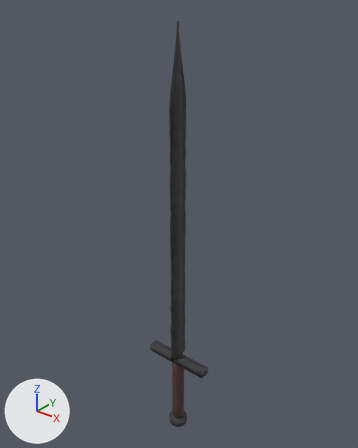
An edit to the glTF model assets/source/items/it_sword_crude.glb, drawn before and after from the same camera.
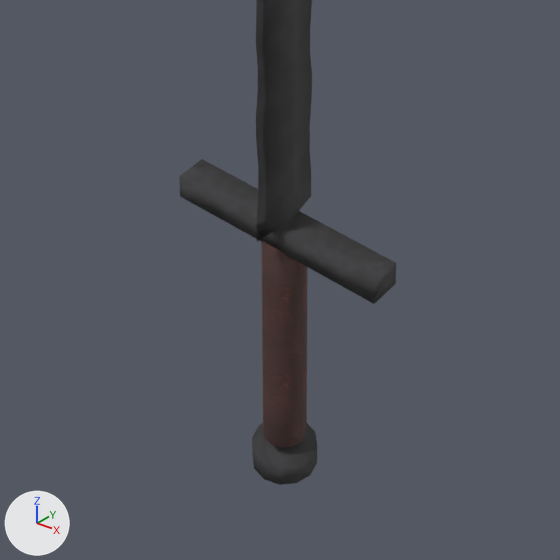
Each version appears first whole from a 50 mm camera at (0.623, -0.776, 0.962) aimed at (-0.02, 0.029, 0.463), and next in a close-up on the part from 29% to 70% of the width and 66% to 100% of the height. Lighting does not change. The marker at lower left points along +X, +Y and +Z. The older version's two pictures come first. Objects named as collision shapes, trigger or cutter boxes, shadow casters or lower levels of detail are left out. Vertices at exactly the same position are counted once.

The first close-up shows 'it_sword_crude_lod0'.
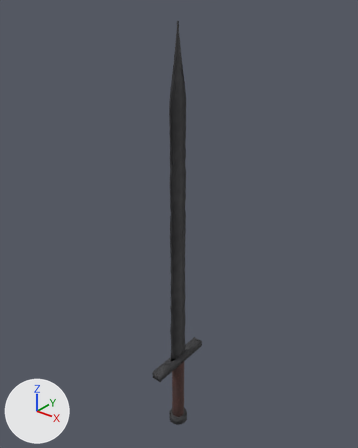
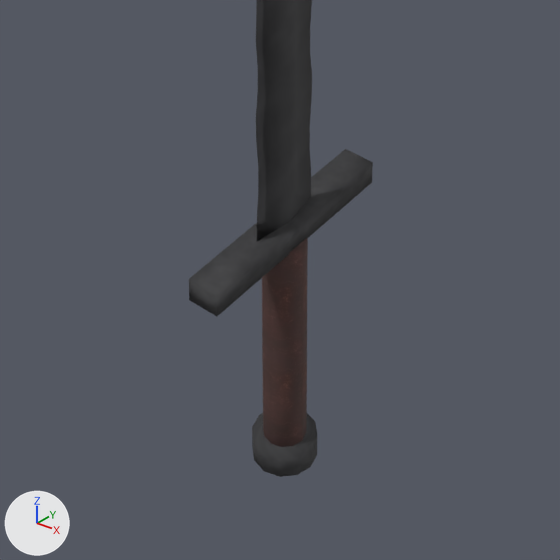
What the commit changed:
me_it_sword_crude_lod0 is used by ob_it_sword_crude_lod0; location (0.0, 0.0, 0.0).
me_it_sword_crude_lod0 had 314 vertices, 592 faces and spanned x -0.085..0.085, y -0.03..0.03, z -0.12..0.9.
me_it_sword_crude_lod0 now has 314 vertices, 592 faces and spans x -0.024..0.024, y -0.085..0.085, z -0.112..0.9.
me_it_sword_crude_lod0 part 1: the loose piece of 48 vertices spanning x -0.024..0.024, y -0.024..0.024, z -0.12..-0.098 is moved by (0.0, 0.0, 0.009).
me_it_sword_crude_lod0 part 2: the loose piece of 30 vertices spanning x -0.085..0.085, y -0.012..0.012, z 0.089..0.107 is multiplied about its middle by the matrix ((0.0, -1.0, 0.0), (-1.0, 0.0, 0.0), (0.0, 0.0, -1.0)).

Changed parts and their boxes (x1, y1, x2, y2) in the close-ups (560 x 560 px; the box of a moved part takes in the faces that stretch with it):
'it_sword_crude_lod0', reshaped
    before: (179, 0, 396, 485)
    after: (189, 0, 373, 477)
part 1 of me_it_sword_crude_lod0, moved or reshaped
    before: (252, 423, 317, 485)
    after: (252, 413, 317, 477)
part 2 of me_it_sword_crude_lod0, moved or reshaped
    before: (179, 159, 396, 304)
    after: (189, 149, 373, 316)
